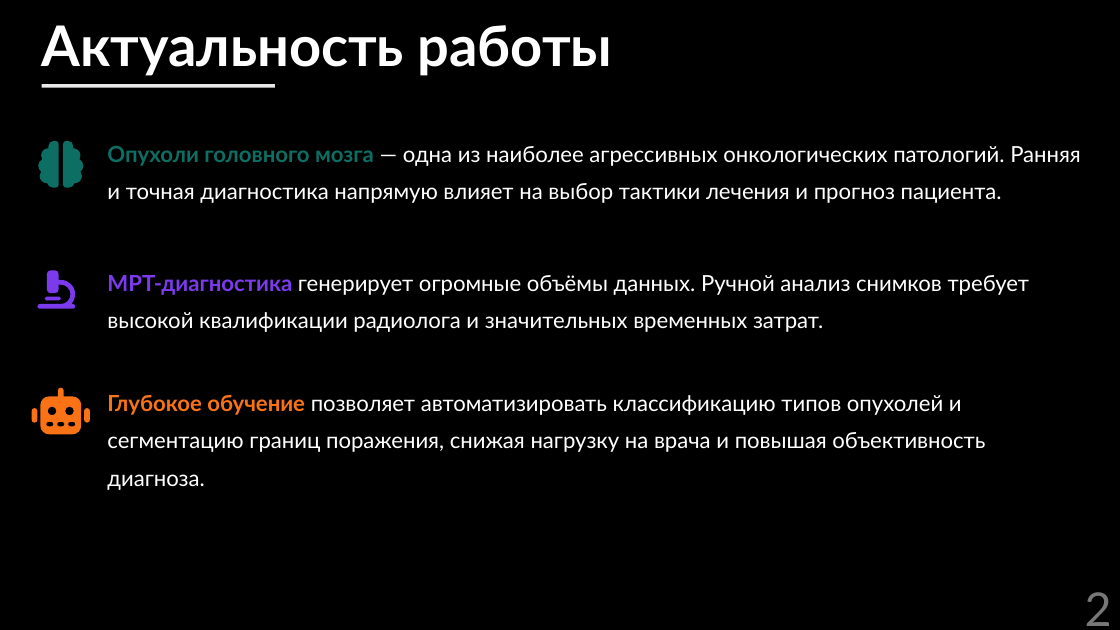
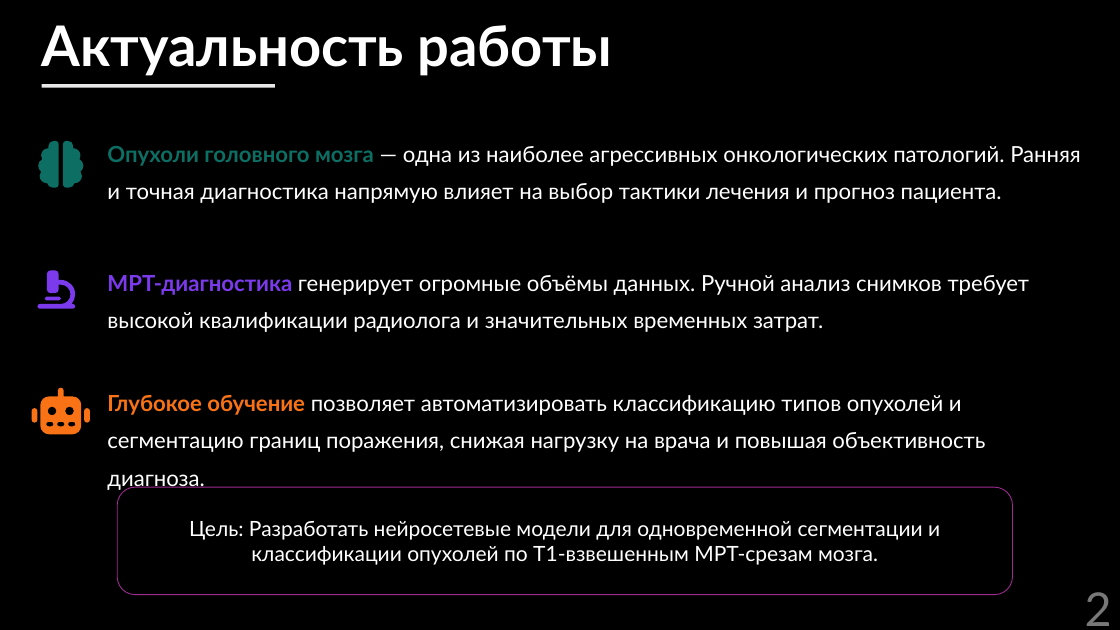
Before and after one commit to asardinka/Artificial-intelligence-project, a slide deck: slide 2 of Presentation.pptx. Drawn at 1120x630 pixels with LibreOffice and Linux fonts; fonts in the diff are those of the drawing; background and template pictures are left out. Boxes give left, top, right and bottom in pixels: in the first picture for what was removed or moved away, otherwise in the second. Text is boxed around its words. In the diff, an @@ line names an element or a change of style, - is before the commit and + after.

```diff
--- a/Presentation.pptx
+++ b/Presentation.pptx
@@ rounded rectangle added at (118, 487, 1013, 595), outline #A02B93 0.75 pt, 18 pt, text #FFFFFF @@
+Цель: Разработать нейросетевые модели для одновременной сегментации и классификации опухолей по Т1-взвешенным МРТ-срезам мозга.
```
Also in this commit, not shown: 5 other slides changed, 1 slide added, 1 slide removed, 8 other files.
